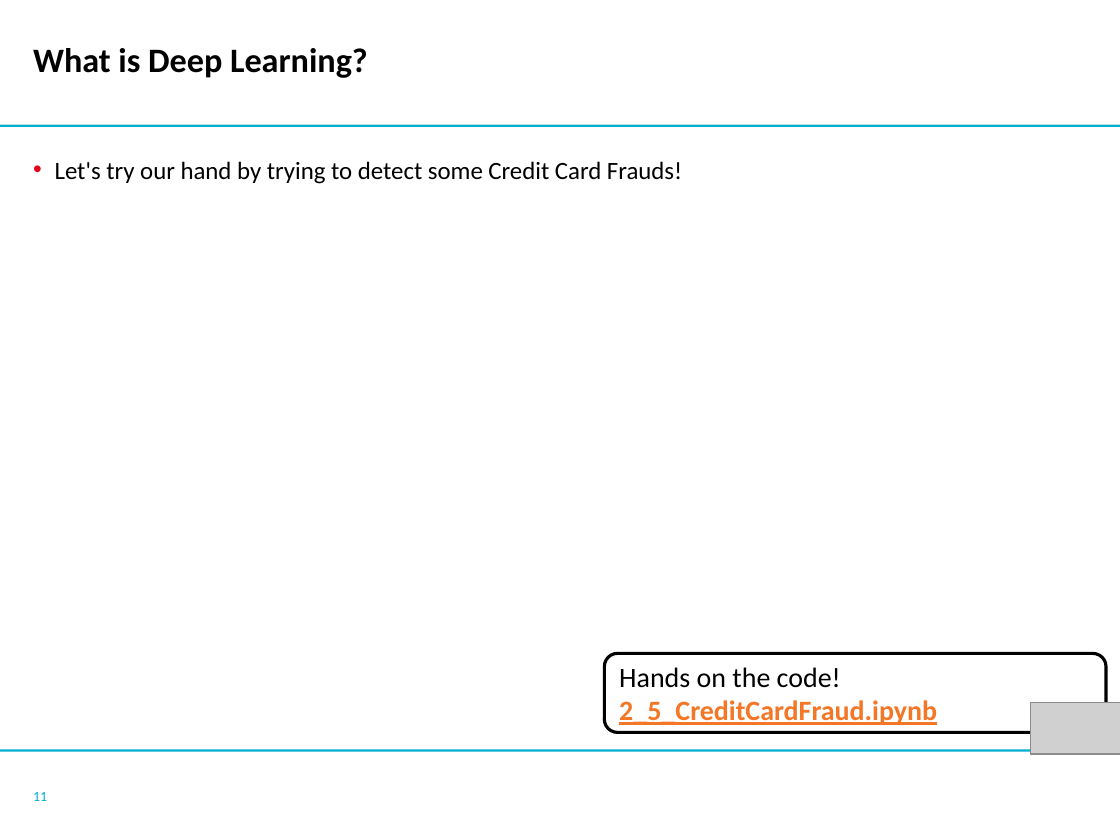
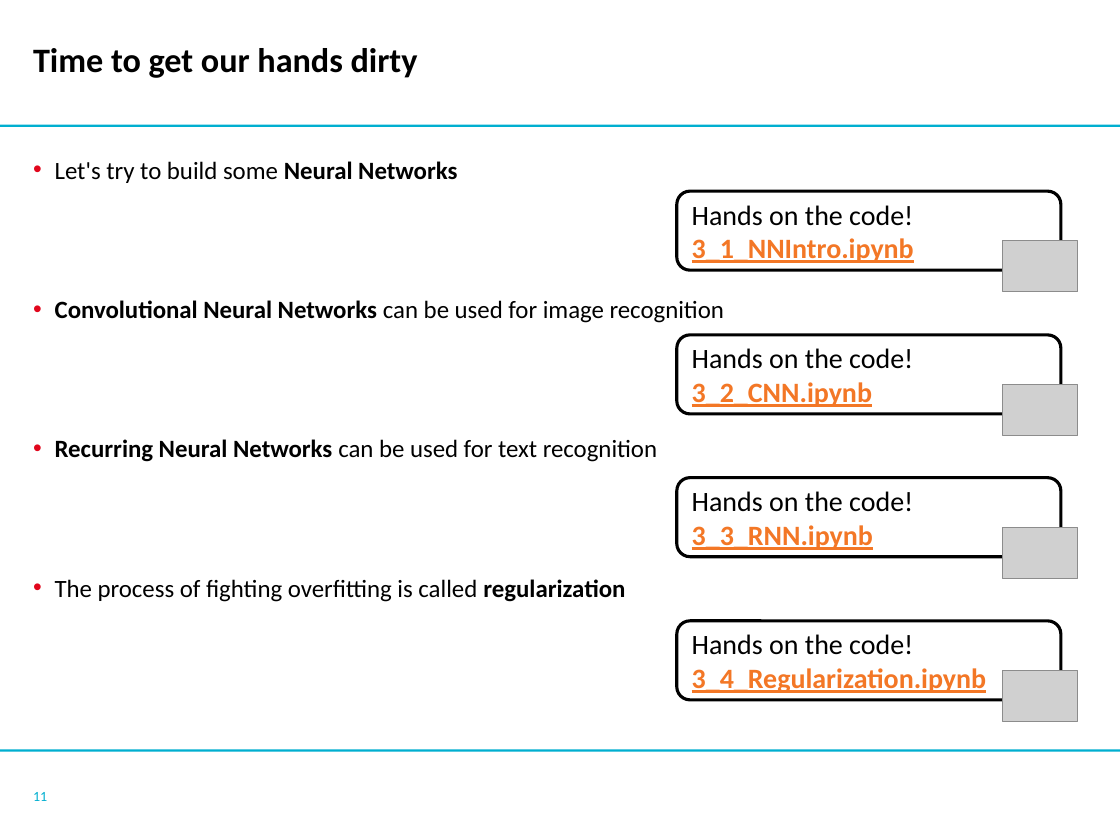
Before and after one commit to mmmlc/mlTeachings, a slide deck: slide 11 of Machine Learning Models - 3.pptx. Drawn at 1120x840 pixels with LibreOffice and Linux fonts; fonts in the diff are those of the drawing; grey boxes stand for pictures; background and template pictures are left out. Boxes give left, top, right and bottom in pixels: in the first picture for what was removed or moved away, otherwise in the second. Text is boxed around its words. In the diff, an @@ line names an element or a change of style, - is before the commit and + after.

```diff
--- a/Machine Learning Models - 3.pptx
+++ b/Machine Learning Models - 3.pptx
@@ title at [33,48,418,78]: text changed @@
-What is Deep Learning?
+Time to get our hands dirty
@@ text at [55,161,724,602]: text changed @@
-• Let's try our hand by trying to detect some Credit Card Frauds!
+• Let's try to build some Neural Networks
+• Convolutional Neural Networks can be used for image recognition
+• Recurring Neural Networks can be used for text recognition
+• The process of fighting overfitting is called regularization
@@ rounded rectangle "Hands on the code!": place and size @@
-rounded rectangle "Hands on the code!" at [605,653,1107,732]
+rounded rectangle "Hands on the code!" at [676,192,1061,271]
@@ text in rounded rectangle at [692,238,914,263]: text changed @@
-2_5_CreditCardFraud.ipynb
+3_1_NNIntro.ipynb
@@ picture: place and size @@
-picture at [1030,703,1120,755]
+picture at [1002,241,1077,292]
@@ rounded rectangle added at [676,335,1061,414], fill #FFFFFF, outline #000000 2 pt, 18 pt, text #000000 @@
+Hands on the code!
+3_2_CNN.ipynb
@@ picture added at [1002,384,1077,436] @@
@@ rounded rectangle added at [676,478,1061,558], fill #FFFFFF, outline #000000 2 pt, 18 pt, text #000000 @@
+Hands on the code!
+3_3_RNN.ipynb
@@ picture added at [1002,528,1077,579] @@
@@ rounded rectangle added at [676,620,1061,700], fill #FFFFFF, outline #000000 2 pt, 18 pt, text #F37726, bold, underline @@
+Hands on the code!
+3_4_Regularization.ipynb
@@ picture added at [1002,671,1077,722] @@
```
Also in this commit, not shown: 4 other slides changed, 6 other files.
